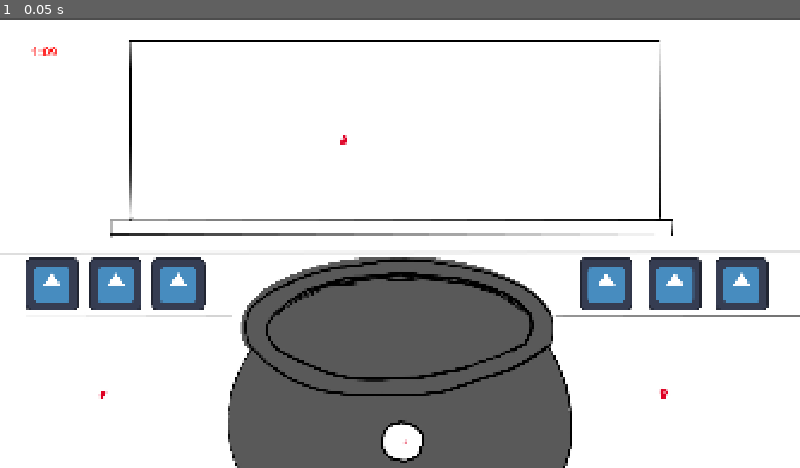
Above: before the commit, frame 1.
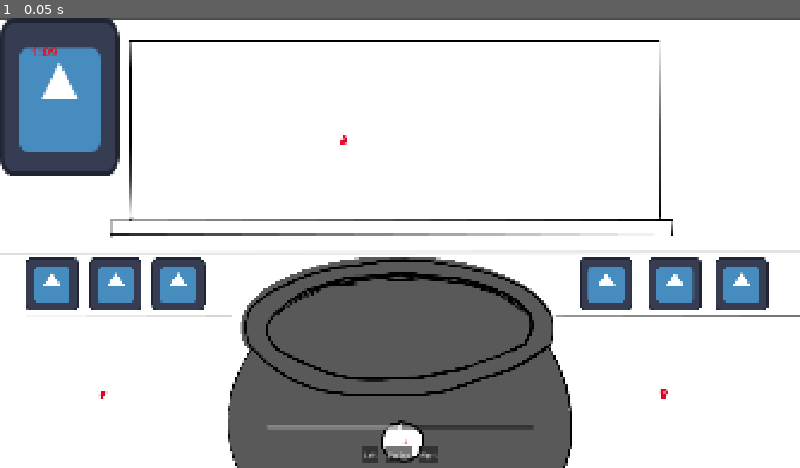
Above: after the commit, the same moment.

Repository: Eko199/Sugaming-Game-Jam-2026
Game: Godot game, scene res://main.tscn
Same seed, same stepped clock (60 frames per second), same inputs: the game is played once before the commit and once after it. The engine's default icon, where the game draws it, is replaced by a stand-in: a white triangle on a blue panel in a dark square.
Inputs:
- Up to frame 1 (0.05 s): no input

The runs differ from the first frame. In frame 1, 5.6% of the frame differs, in the area x 0-67%, y 0-99%.

Commit message:
Working test

Diff:
--- a/globals/constants.gd
+++ b/globals/constants.gd
@@ -2,7 +2,7 @@
 
 # Enums
 enum STIR_PATTERN {
-	LEFT, RIGHT, ZIG_ZAG, NONE
+	LEFT, RIGHT, ZIG_ZAG, ANY
 }
 
 enum QUALITY {
@@ -10,11 +10,11 @@
 }
 
 enum RECIPE {
-	REC1
+	FIRE_RESISTANCE, STRENGTH, SHRINKING, WATER_CONTROL,
 }
 
 enum DEBUFF {
-
+	COLOR_BLINDNESS, SPEECH_MISUNDERSTANDING,
 }
 
 # General information
@@ -40,3 +40,10 @@
 
 # Gameplay constants
 const MAX_INGREDIENTS: int = 3
+const ROUND_TIME: int = 300
+const PATIENCE_MIN: int = 20
+const PATIENCE_MAX: int = 50
+## Seconds between one customer leaving and the next arriving
+const CUSTOMER_GAP: float = 1.5
+## Higher = recipes far from the current difficulty are rarer
+const RECIPE_DIFFICULTY_FALLOFF: float = 2.0
--- a/globals/recipe.gd
+++ b/globals/recipe.gd
@@ -5,9 +5,11 @@
 const STIR: int = 2
 const PRICE: int = 3
 
-const HEAT_GRACE: int = 15
 var RECIPE: Dictionary[Array, Array] = {
-	[Ingredient.TYPE.FIRE_WORM, Ingredient.TYPE.FROSTY_MINT] : [Cons.RECIPE.REC1, Vector2i(30, 70), Cons.STIR_PATTERN.NONE, 10]
+	[Ingredient.TYPE.FIRE_WORM] : [
+		Cons.RECIPE.FIRE_RESISTANCE, Vector2i(30, 70),
+		Cons.STIR_PATTERN.ANY, 10
+	]
 }
 
 func evaluate(ing: Array[Ingredient.TYPE], heat: int, stir: Cons.STIR_PATTERN):
@@ -20,7 +22,7 @@
 		Cons.QUALITY.POOR + int(
 			properties[HEAT].y > heat and properties[HEAT].x < heat
 		) + int(
-			stir == properties[STIR] or properties[STIR] == Cons.STIR_PATTERN.NONE
+			stir == properties[STIR] or properties[STIR] == Cons.STIR_PATTERN.ANY
 		)
 	) as Cons.QUALITY
 
--- a/globals/utility.gd
+++ b/globals/utility.gd
@@ -1,4 +1,8 @@
 extends Node
+
+## Returns the current main scene
+var scene: MainScene:
+	get: return get_tree().current_scene if is_inside_tree() else null
 
 ## Give an enum and key to get the name of the key
 func get_keyname(key: int, enu: Dictionary) -> String:
--- a/main.gd
+++ b/main.gd
@@ -1,4 +1,39 @@
 extends Node2D
+class_name MainScene
+
+@onready var round_timer: Timer = $UI/Timer
+@onready var customer: Customer = $Customer
+
+var rng: RandomNumberGenerator = RandomNumberGenerator.new()
+var customers_spawned: int = 0
 
 func _ready() -> void:
-	pass
+	rng.randomize()
+	Event.customer_left.connect(_on_customer_left)
+	_spawn_customer()
+
+## 0.0 at the start of the round, 1.0 at the end
+func round_progress() -> float:
+	return 1.0 - round_timer.time_left / round_timer.wait_time
+
+func _spawn_customer() -> void:
+	var progress: float = round_progress()
+	# The first customer is the tutorial and always wants the first recipe
+	var recipe: Cons.RECIPE = 0 as Cons.RECIPE if customers_spawned == 0 else _pick_recipe(progress)
+	var patience: float = lerpf(Cons.PATIENCE_MAX, Cons.PATIENCE_MIN, progress)
+	customers_spawned += 1
+	customer.arrive(recipe, patience)
+
+## Recipes with a higher index are harder. Early on the easy ones are most likely,
+## and the likely difficulty moves up as the round goes on.
+func _pick_recipe(progress: float) -> Cons.RECIPE:
+	var target: float = progress * (Cons.RECIPE.size() - 1)
+	var weights: PackedFloat32Array = []
+	for i: int in Cons.RECIPE.size():
+		weights.append(1.0 / pow(1.0 + absf(i - target), Cons.RECIPE_DIFFICULTY_FALLOFF))
+	return rng.rand_weighted(weights) as Cons.RECIPE
+
+func _on_customer_left(_customer: Customer, _served: bool) -> void:
+	await get_tree().create_timer(Cons.CUSTOMER_GAP).timeout
+	if round_timer.is_stopped(): return
+	_spawn_customer()
--- a/main.tscn
+++ b/main.tscn
@@ -48,30 +48,35 @@
 offset_top = 575.0
 offset_right = 342.0
 offset_bottom = 703.0
+type = 1
 
 [node name="Ing3" parent="Shelf" unique_id=608215484 instance=ExtResource("2_1bvp3")]
 offset_left = 364.0
 offset_top = 575.0
 offset_right = 492.0
 offset_bottom = 703.0
+type = 2
 
 [node name="Ing4" parent="Shelf" unique_id=139729822 instance=ExtResource("2_1bvp3")]
 offset_left = 1391.0
 offset_top = 575.0
 offset_right = 1519.0
 offset_bottom = 703.0
+type = 3
 
 [node name="Ing5" parent="Shelf" unique_id=1162163949 instance=ExtResource("2_1bvp3")]
 offset_left = 1556.0
 offset_top = 575.0
 offset_right = 1684.0
 offset_bottom = 703.0
+type = 4
 
 [node name="Ing6" parent="Shelf" unique_id=596765486 instance=ExtResource("2_1bvp3")]
 offset_left = 1716.0
 offset_top = 575.0
 offset_right = 1844.0
 offset_bottom = 703.0
+type = 5
 
 [node name="Cauldron" parent="." unique_id=1067954735 instance=ExtResource("3_lquwl")]
 offset_left = 579.0
--- a/potion_making/cauldron.gd
+++ b/potion_making/cauldron.gd
@@ -4,18 +4,21 @@
 	$Ingredient1, $Ingredient2, $Ingredient3
 ]
 var current_items: Array[Ingredient.TYPE] = []
+var current_temp: float = 50.0
+var current_stirring: Cons.STIR_PATTERN
 
 func _ready() -> void:
 	Event.potion_served.connect(_potion_served)
+	Event.cauldron_emptied.connect(_potion_served)
 	_potion_served()
 
 func _can_drop_data(_at_position: Vector2, data: Variant) -> bool:
-	return data is Node and data.is_in_group("ingredient")
+	return data is Node and data.is_in_group("ingredient") \
+		and current_items.size() < Cons.MAX_INGREDIENTS
 
 func _drop_data(at_position: Vector2, data: Variant) -> void:
-	print(Utility.get_keyname(data.type, Ingredient.TYPE))
+	added_item(data.type, at_position - 0.5 * data.size)
 	Event.ingredient_added.emit(data.type)
-	added_item(data.type, at_position - 0.5 * data.size)
 
 func added_item(ing: Ingredient.TYPE, pos: Vector2) -> void:
 	if current_items.size() >= Cons.MAX_INGREDIENTS: return
@@ -26,5 +29,35 @@
 	ingredient_textures[idx].show()
 
 func _potion_served(_pot = null) -> void:
+	current_items.clear()
 	for t: TextureRect in ingredient_textures:
 		t.hide()
+
+func brew() -> void:
+	var result: Dictionary = Recipe.evaluate(current_items.duplicate(), roundi(current_temp), current_stirring)
+	print(result)
+	# Clears the cauldron and returns the ingredients to the shelf
+	Event.potion_served.emit(result)
+
+# TODO: Temporary just for testing
+#region temporary
+
+func _temperature_value_changed(value: float) -> void:
+	current_temp = value
+
+func _on_stir_left_button_up() -> void:
+	if current_items.is_empty(): return
+	current_stirring = Cons.STIR_PATTERN.LEFT
+	brew()
+
+func _on_stir_zig_zag_button_up() -> void:
+	if current_items.is_empty(): return
+	current_stirring = Cons.STIR_PATTERN.ZIG_ZAG
+	brew()
+
+func _on_stir_right_button_up() -> void:
+	if current_items.is_empty(): return
+	current_stirring = Cons.STIR_PATTERN.RIGHT
+	brew()
+
+#endregion
--- a/potion_making/cauldron.tscn
+++ b/potion_making/cauldron.tscn
@@ -3,7 +3,7 @@
 [ext_resource type="Script" uid="uid://8ohgtxd7ilg0" path="res://potion_making/cauldron.gd" id="1_6bp5d"]
 [ext_resource type="Texture2D" uid="uid://2c6dp0q3oc20" path="res://icon.svg" id="2_s5f67"]
 
-[node name="Cauldron" type="Control" unique_id=400390485]
+[node name="Cauldron" type="Control" unique_id=400390485 groups=["cauldron"]]
 layout_mode = 3
 anchors_preset = 0
 offset_left = -381.0
@@ -47,3 +47,38 @@
 offset_right = 356.0
 offset_bottom = 247.0
 texture = ExtResource("2_s5f67")
+
+[node name="HSlider" type="HSlider" parent="." unique_id=632833902]
+layout_mode = 0
+offset_left = 61.0
+offset_top = 353.0
+offset_right = 702.0
+offset_bottom = 375.0
+value = 50.0
+
+[node name="StirButtons" type="HBoxContainer" parent="." unique_id=2003139960]
+layout_mode = 0
+offset_left = 196.0
+offset_top = 410.0
+offset_right = 570.0
+offset_bottom = 450.0
+theme_override_constants/separation = 16
+alignment = 1
+metadata/_edit_group_ = true
+
+[node name="Left" type="Button" parent="StirButtons" unique_id=1795247537]
+layout_mode = 2
+text = "Left"
+
+[node name="ZigZag" type="Button" parent="StirButtons" unique_id=1277703947]
+layout_mode = 2
+text = "Zig Zag"
+
+[node name="Right" type="Button" parent="StirButtons" unique_id=254810291]
+layout_mode = 2
+text = "Right"
+
+[connection signal="value_changed" from="HSlider" to="." method="_temperature_value_changed"]
+[connection signal="button_up" from="StirButtons/Left" to="." method="_on_stir_left_button_up"]
+[connection signal="button_up" from="StirButtons/ZigZag" to="." method="_on_stir_zig_zag_button_up"]
+[connection signal="button_up" from="StirButtons/Right" to="." method="_on_stir_right_button_up"]
--- /dev/null
+++ b/potion_making/customer.gd
@@ -0,0 +1,34 @@
+extends TextureRect
+class_name Customer
+
+@export var wanted: Cons.RECIPE
+@export var patience: float
+
+@onready var timer: Timer = $Timer
+@onready var request_label: RichTextLabel = $RichTextLabel
+
+func _ready() -> void:
+	Event.potion_served.connect(_on_potion_served)
+	hide()
+
+## Called by the spawner in main.gd
+func arrive(recipe: Cons.RECIPE, patience_time: float) -> void:
+	wanted = recipe
+	patience = patience_time
+	request_label.text = Utility.get_keyname(wanted, Cons.RECIPE)
+	timer.start(patience)
+	show()
+	Event.customer_arrived.emit(self)
+
+func leave(served: bool) -> void:
+	timer.stop()
+	hide()
+	Event.customer_left.emit(self, served)
+
+func _on_potion_served(result: Dictionary) -> void:
+	if not visible: return
+	leave(result.success and result.recipe_id == wanted)
+
+func _on_timer_timeout() -> void:
+	leave(false)
+	Event.cauldron_emptied.emit()
--- a/potion_making/customer.tscn
+++ b/potion_making/customer.tscn
@@ -1,7 +1,24 @@
 [gd_scene format=3 uid="uid://ddyr3a0jetguo"]
 
+[ext_resource type="Texture2D" uid="uid://2c6dp0q3oc20" path="res://icon.svg" id="1_ot4or"]
+[ext_resource type="Script" uid="uid://bfjgopvcextfi" path="res://potion_making/customer.gd" id="2_4sc2f"]
+
 [node name="Customer" type="TextureRect" unique_id=637699539]
-offset_left = 670.0
-offset_top = 104.0
-offset_right = 956.0
-offset_bottom = 485.0
+offset_right = 286.0
+offset_bottom = 381.0
+pivot_offset_ratio = Vector2(0.5, 0.5)
+texture = ExtResource("1_ot4or")
+script = ExtResource("2_4sc2f")
+
+[node name="RichTextLabel" type="RichTextLabel" parent="." unique_id=1172895856]
+layout_mode = 0
+offset_left = 361.0
+offset_top = -70.0
+offset_right = 628.0
+offset_bottom = 28.0
+bbcode_enabled = true
+
+[node name="Timer" type="Timer" parent="." unique_id=1589425296]
+one_shot = true
+
+[connection signal="timeout" from="Timer" to="." method="_on_timer_timeout"]
--- a/potion_making/ingredient.gd
+++ b/potion_making/ingredient.gd
@@ -10,10 +10,17 @@
 
 var saved_texture: Texture2D
 var is_currently_used: bool = false
+var is_dragging: bool = false
 
 func _ready() -> void:
 	texture = load(Cons.INGRIDIENT_TEXTURE[type])
 	saved_texture = texture
+	Event.potion_served.connect(_return_to_shelf)
+	Event.cauldron_emptied.connect(_return_to_shelf)
+
+func _return_to_shelf(_result = null) -> void:
+	texture = saved_texture
+	is_currently_used = false
 
 func _get_drag_data(_at_position: Vector2) -> Variant:
 	if is_currently_used: return null
@@ -25,9 +32,12 @@
 	set_drag_preview(item_holder)
 	texture = null
 	is_currently_used = true
+	is_dragging = true
 	return self
 
 func _notification(what: int) -> void:
-	if what == NOTIFICATION_DRAG_END:
+	# DRAG_END is sent to every Control, so only react if this item was the one dragged
+	if what == NOTIFICATION_DRAG_END and is_dragging:
+		is_dragging = false
 		if not is_drag_successful():
-			texture = saved_texture
+			_return_to_shelf()
--- a/project.godot
+++ b/project.godot
@@ -38,6 +38,10 @@
 
 enabled=PackedStringArray("res://addons/godot_ai/plugin.cfg")
 
+[global_group]
+
+cauldron=""
+
 [physics]
 
 3d/physics_engine="Jolt Physics"
Not shown, added: potion_making/customer.gd.uid
